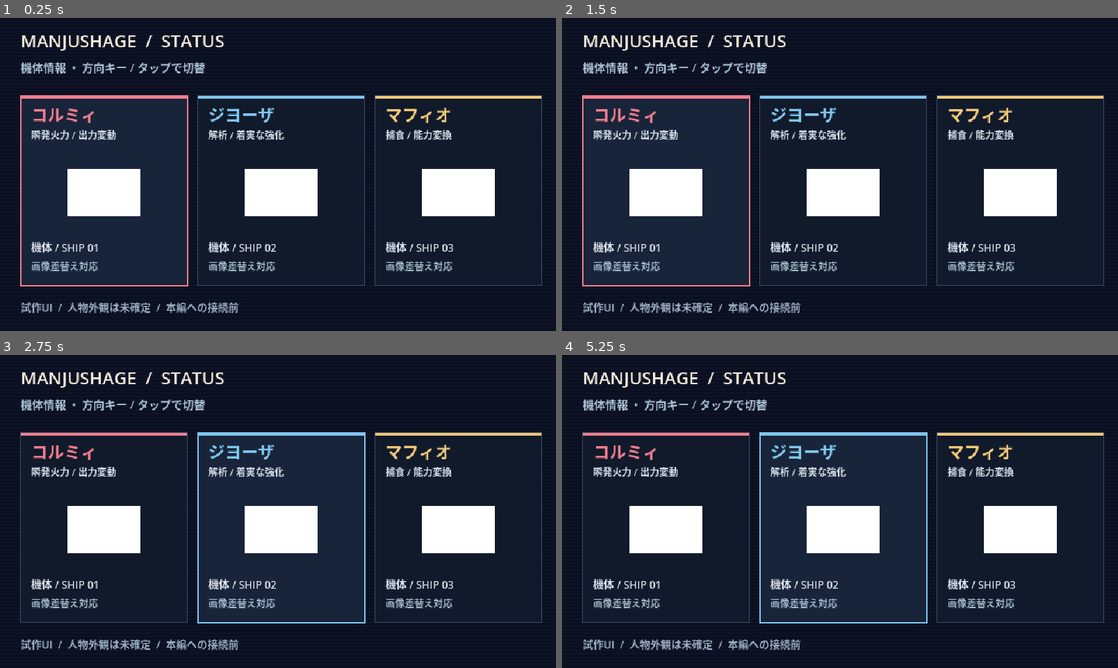
Above: before the commit, frames 1-4 (two rows, left to right).
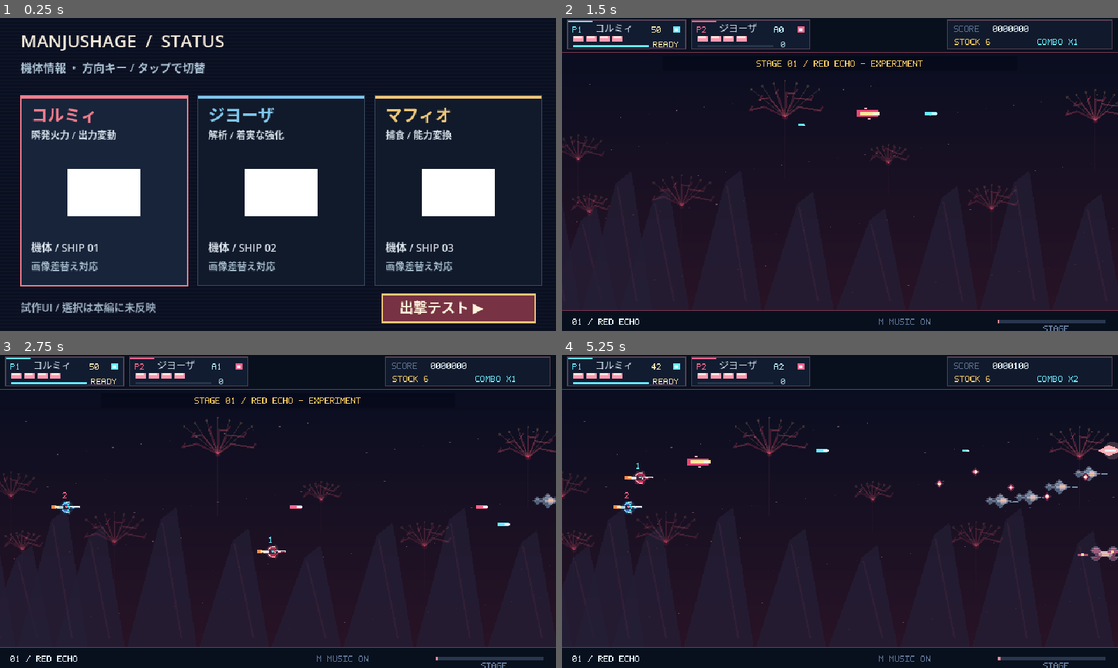
Above: after the commit, the same moments.

Repository: coshimagame/manjusyage
Game: Godot game, scene res://ui/status_preview.tscn
Two runs of this game, one before a commit and one after it. Both use one fixed random seed, a clock stepped at 60 frames per second and the inputs below. This scene is started directly instead of the project's main scene.
Inputs (mouse positions are in pixels of both pictures, inside the frame that each line leads up to):
- Up to frame 1 (0.25 s): no input
- Up to frame 2 (1.5 s): tap Enter at 0.5, 0.6 s; hold Right 0.53-1.28 s; click (840, 174) at 0.67 s; tap Space at 0.77, 1.07 s; tap Z at 0.8, 1.35 s; move the mouse to (728, 190) at 1.27 s; hold Down from 1.28 s (still down); click (728, 190) at 1.42 s
- Up to frame 3 (2.75 s): tap Space at 1.52, 1.82 s; tap R at 1.55, 2.1 s; move the mouse to (333, 442) at 2.02 s; release Down at 2.03 s; hold Right from 2.03 s (still down); click (333, 442) at 2.17 s; tap E at 2.3 s
- Up to frame 4 (5.25 s): move the mouse to (812, 574) at 2.77 s; release Right at 2.78 s; hold Up 2.78-3.53 s; tap E at 2.85 s; click (812, 574) at 2.92 s; tap Space at 3.02, 3.05, 3.32, 4.52, 4.82 s; move the mouse to (1006, 558) at 3.52 s; hold Space 3.53-4.28 s; hold Left 3.53-5.03 s; click (1006, 558) at 3.67 s; tap Enter at 3.8, 4.35 s; move the mouse to (673, 464) at 4.27 s; click (673, 464) at 4.42 s; tap Z at 4.55, 5.1 s; move the mouse to (867, 511) at 5.02 s; hold Down from 5.03 s (still down); click (867, 511) at 5.17 s

The runs differ from the first frame. In frame 1, 3.3% of the frame differs, in the area x 10-97%, y 88-98%; in frame 2, 24%; in frame 3, 24%; in frame 4, 25%, in the area x 0-100%, y 0-100%.

Commit message:
feat(ui): add touch and controller launch button to status preview

Diff:
--- a/ui/status_preview.gd
+++ b/ui/status_preview.gd
@@ -6,6 +6,8 @@
 const COLORS := [Color("#f17d8c"), Color("#7fc7ed"), Color("#f0c778")]
 const SHIPS := ["res://art/active/ship_cormii.png", "res://art/active/ship_jiyoza.png", "res://art/active/ship_mafio.png"]
 var selected := 0
+var launching := false
+const LAUNCH_RECT := Rect2(440, 318, 176, 32)
 var font: Font
 
 func _ready() -> void:
@@ -15,14 +17,18 @@
 
 func _unhandled_input(event: InputEvent) -> void:
 	if event is InputEventKey and event.pressed and not event.echo:
-		if event.keycode in [KEY_RIGHT, KEY_D]:
+		if event.keycode in [KEY_ENTER, KEY_SPACE, KEY_Z]:
+			launch_game()
+		elif event.keycode in [KEY_RIGHT, KEY_D]:
 			selected = (selected + 1) % 3
 			queue_redraw()
 		elif event.keycode in [KEY_LEFT, KEY_A]:
 			selected = (selected + 2) % 3
 			queue_redraw()
 	elif event is InputEventJoypadButton and event.pressed:
-		if event.button_index == JOY_BUTTON_DPAD_RIGHT:
+		if event.button_index == JOY_BUTTON_A:
+			launch_game()
+		elif event.button_index == JOY_BUTTON_DPAD_RIGHT:
 			selected = (selected + 1) % 3
 			queue_redraw()
 		elif event.button_index == JOY_BUTTON_DPAD_LEFT:
@@ -31,6 +37,10 @@
 
 func _gui_input(event: InputEvent) -> void:
 	if event is InputEventMouseButton and event.pressed and event.button_index == MOUSE_BUTTON_LEFT:
+		if LAUNCH_RECT.has_point(event.position):
+			launch_game()
+			accept_event()
+			return
 		for i in range(3):
 			if Rect2(24 + i * 204, 90, 192, 218).has_point(event.position):
 				selected = i
@@ -38,6 +48,10 @@
 				accept_event()
 				return
 	elif event is InputEventScreenTouch and event.pressed:
+		if LAUNCH_RECT.has_point(event.position):
+			launch_game()
+			accept_event()
+			return
 		for i in range(3):
 			if Rect2(24 + i * 204, 90, 192, 218).has_point(event.position):
 				selected = i
@@ -71,7 +85,10 @@
 			_draw_placeholder(center, accent)
 		draw_string(font, box.position + Vector2(12, 179), "機体 / SHIP 0" + str(i + 1), HORIZONTAL_ALIGNMENT_LEFT, -1, 12, Color("#dce5ee"))
 		draw_string(font, box.position + Vector2(12, 200), "画像差替え対応", HORIZONTAL_ALIGNMENT_LEFT, -1, 11, Color("#a0b7c7"))
-	draw_string(font, Vector2(24, 338), "試作UI  /  人物外観は未確定  /  本編への接続前", HORIZONTAL_ALIGNMENT_LEFT, -1, 12, Color("#9aadc0"))
+	draw_string(font, Vector2(24, 338), "試作UI / 選択は本編に未反映", HORIZONTAL_ALIGNMENT_LEFT, -1, 12, Color("#9aadc0"))
+	draw_rect(LAUNCH_RECT, Color("#773243"))
+	draw_rect(LAUNCH_RECT, Color("#f0c778"), false, 2)
+	draw_string(font, Vector2(460, 339), "出撃テスト ▶", HORIZONTAL_ALIGNMENT_LEFT, -1, 16, Color("#fff3db"))
 
 func _draw_placeholder(center: Vector2, accent: Color) -> void:
 	draw_colored_polygon(PackedVector2Array([
@@ -81,3 +98,10 @@
 	]), accent.darkened(0.4))
 	draw_line(center + Vector2(-27, 0), center + Vector2(25, 0), accent, 3)
 	draw_rect(Rect2(center + Vector2(-5, -4), Vector2(10, 8)), Color("#e8f2f0"))
+
+## Starts the existing playable game menu; pilot selection is not transferred yet.
+func launch_game() -> void:
+	if launching:
+		return
+	launching = true
+	get_tree().call_deferred("change_scene_to_file", "res://main.tscn")
